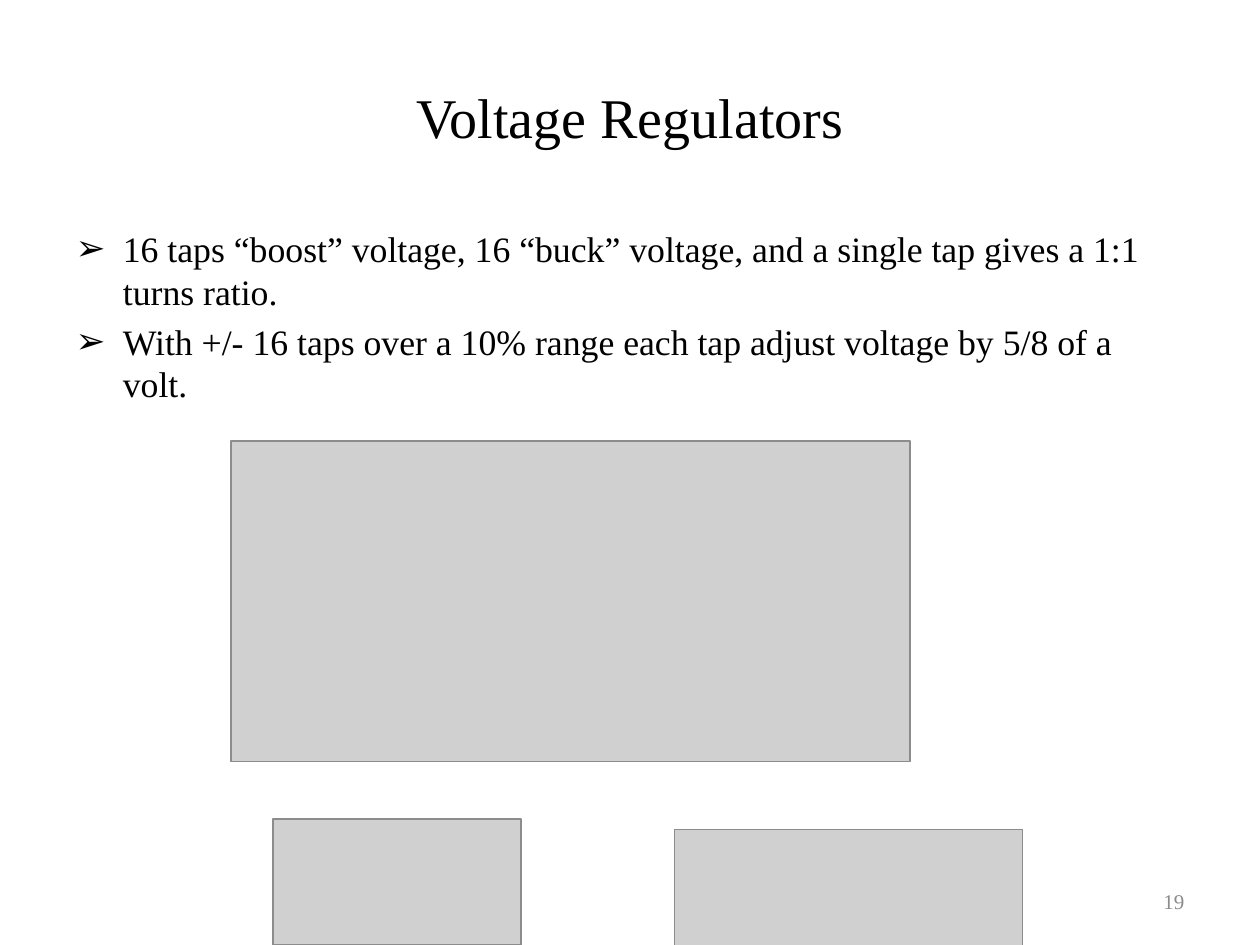
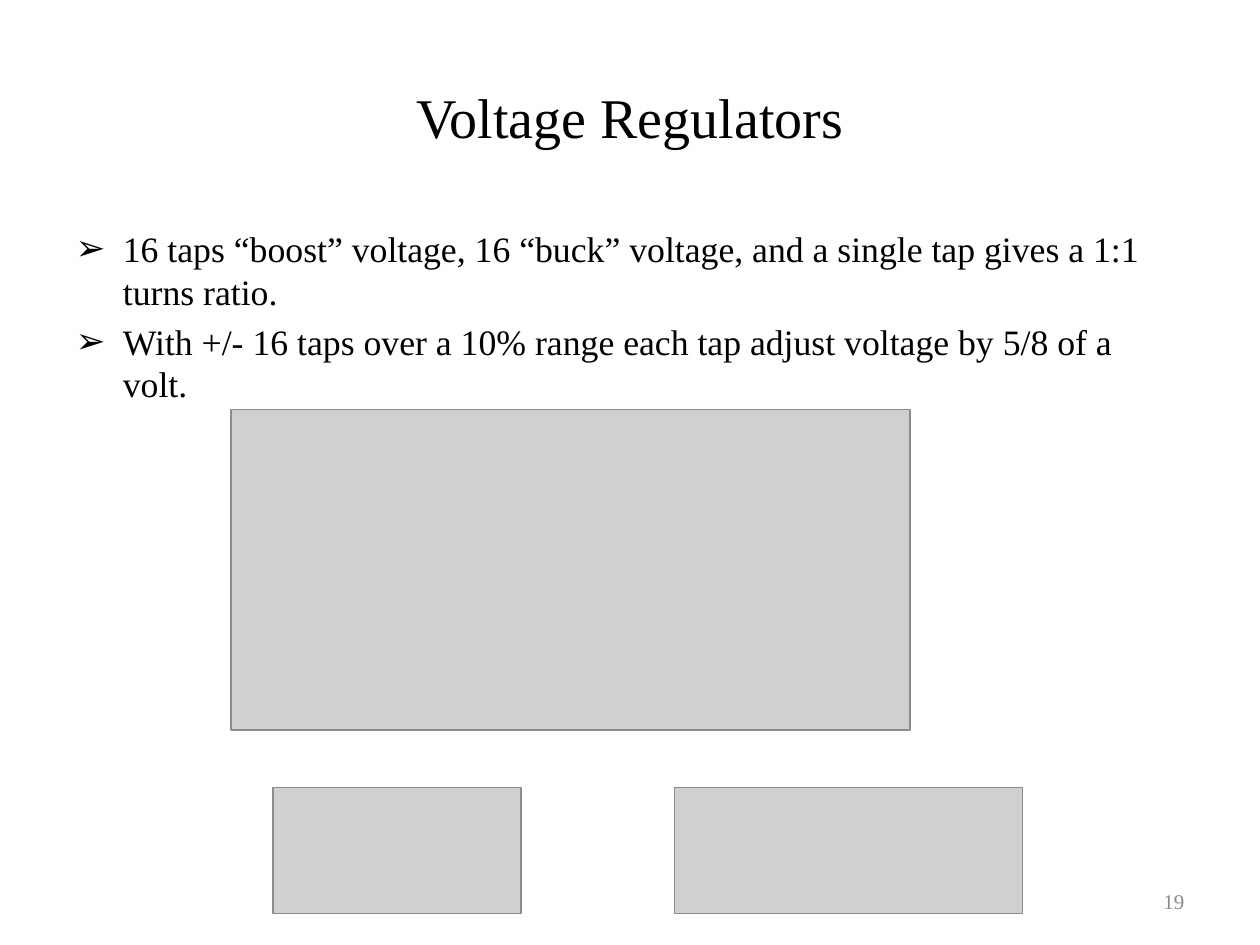
Before and after one commit to gridlab-d/course, a slide deck: slide 19 of University of Washington Class/Module 4 - Voltage control devices.pptx. Drawn at 1260x945 pixels with LibreOffice and Linux fonts; fonts in the diff are those of the drawing; grey boxes stand for pictures. Boxes give left, top, right and bottom in pixels: in the first picture for what was removed or moved away, otherwise in the second. Text is boxed around its words. In the diff, an @@ line names an element or a change of style, - is before the commit and + after.

```diff
--- a/University of Washington Class/Module 4 - Voltage control devices.pptx
+++ b/University of Washington Class/Module 4 - Voltage control devices.pptx
@@ picture: place and size @@
-picture at [231, 441, 910, 761]
+picture at [231, 410, 910, 730]
@@ picture: place and size @@
-picture at [273, 819, 522, 945]
+picture at [273, 788, 522, 914]
@@ picture: place and size @@
-picture at [674, 829, 1022, 945]
+picture at [674, 788, 1022, 914]
```
Also in this commit, not shown: 2 other slides changed, 3 other files.
